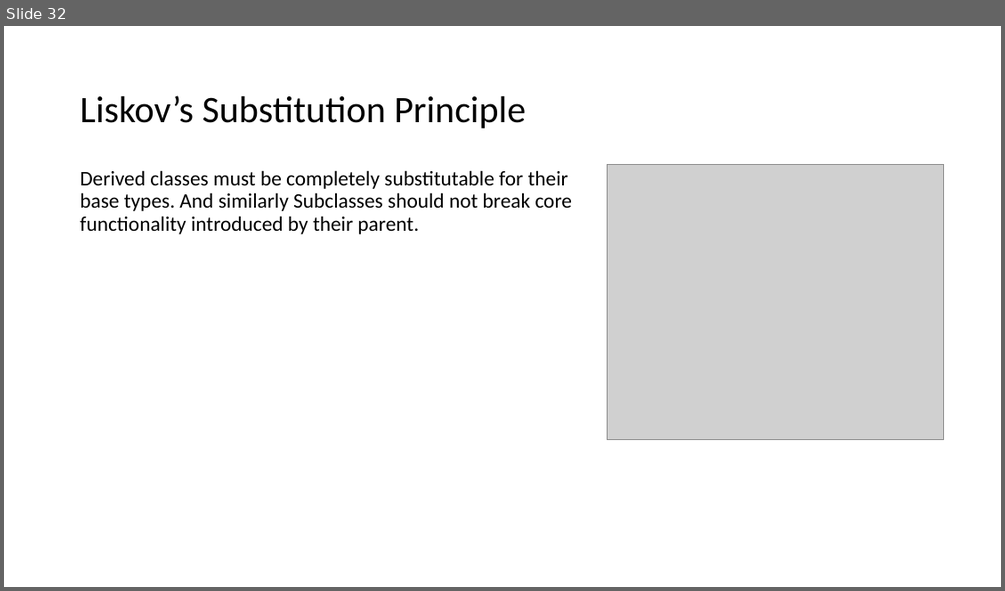
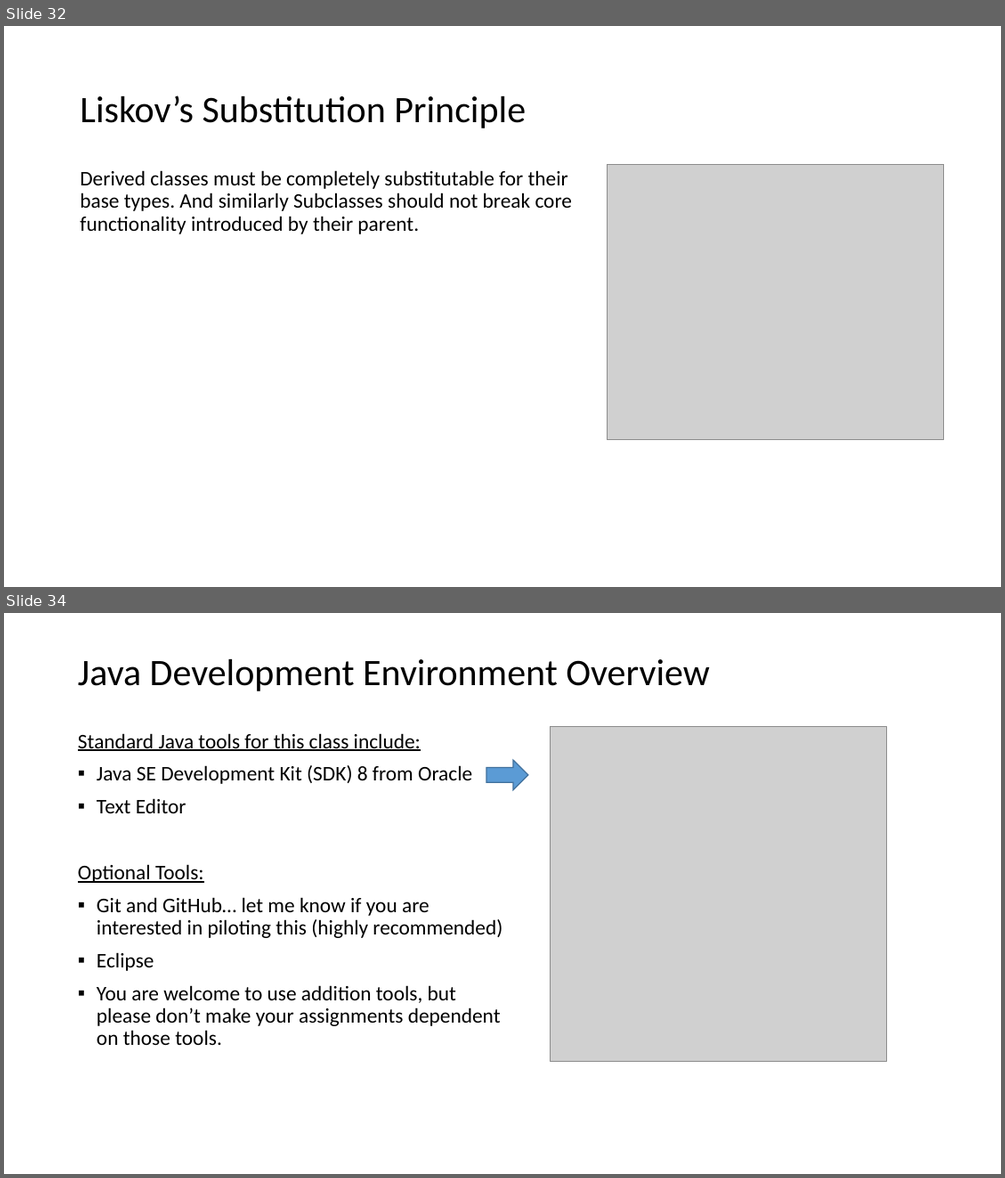
Before and after one commit to EricJPogue/www-epogue-info, a slide deck: CPSC-24500/Week01/2016SpringW01SlidesLecture.pptx. Shown one above the other, each under a label of ours: slide 32 before the commit, slides 32 and 34 after it; the slides between them are not shown. The pictures are 1005x591 and 1005x1178 pixels, drawn with LibreOffice and Linux fonts; fonts in the diff are those of the drawing; grey boxes stand for pictures. Boxes give left, top, right and bottom in pixels: in the first picture for what was removed or moved away, otherwise in the second. Text is boxed around its words. In the diff, an @@ line names an element or a change of style, - is before the commit and + after.

Commit message:
Update lecture slides and assignment.

```diff
--- a/CPSC-24500/Week01/2016SpringW01SlidesLecture.pptx
+++ b/CPSC-24500/Week01/2016SpringW01SlidesLecture.pptx
@@ slide 34 added at [4,613,1001,1174], background #FFFFFF @@
@@ title added at [78,659,709,691], 36 pt, text #000000 @@
+Java Development Environment Overview
@@ text added at [78,733,502,1045], 20 pt, text #000000 @@
+Standard Java tools for this class include:
+▪ Java SE Development Kit (SDK) 8 from Oracle
+▪ Text Editor
+Optional Tools:
+▪ Git and GitHub… let me know if you are interested in piloting this (highly recommended)
+▪ Eclipse
+▪ You are welcome to use addition tools, but please don’t make your assignments dependent on those tools.
@@ picture added at [550,727,887,1061] @@
@@ right arrow added at [486,761,528,790], fill #5B9BD5, outline #43739E 1 pt @@
```
Also in this commit, not shown: 2 slides changed, 1 other file.
